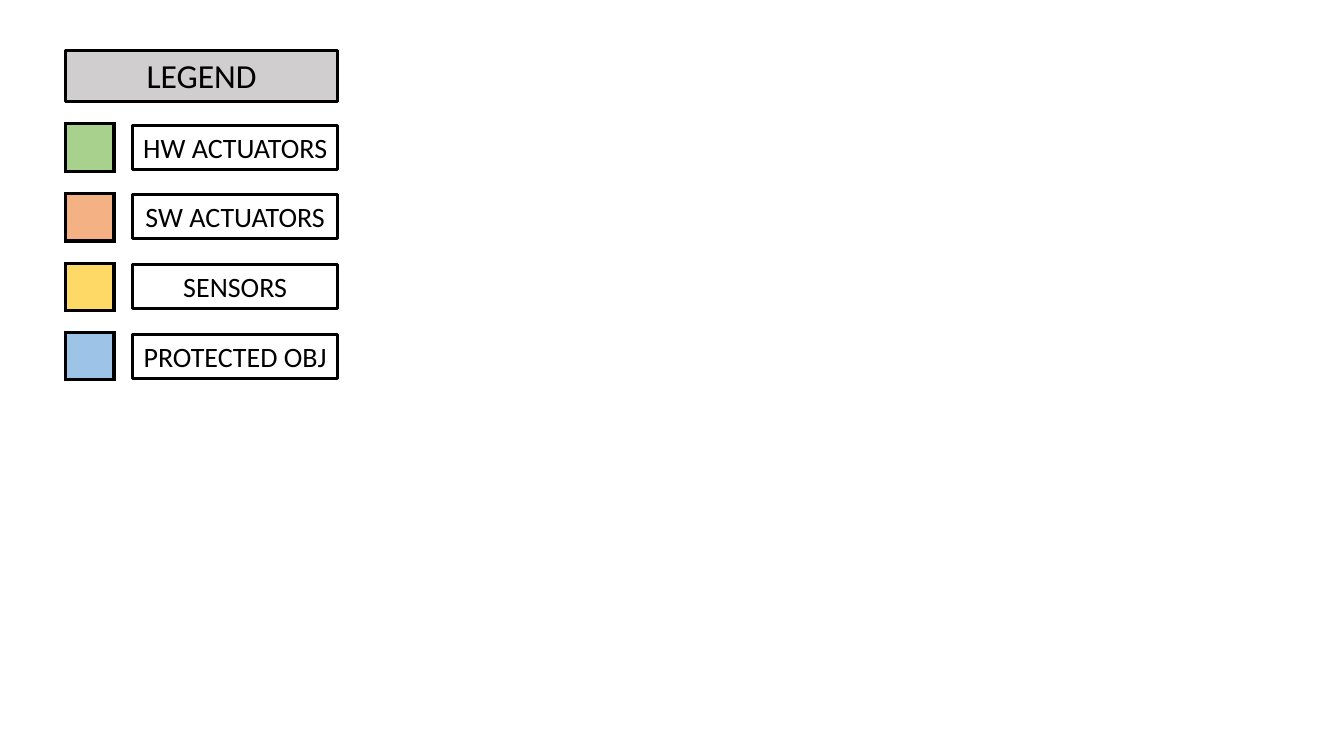
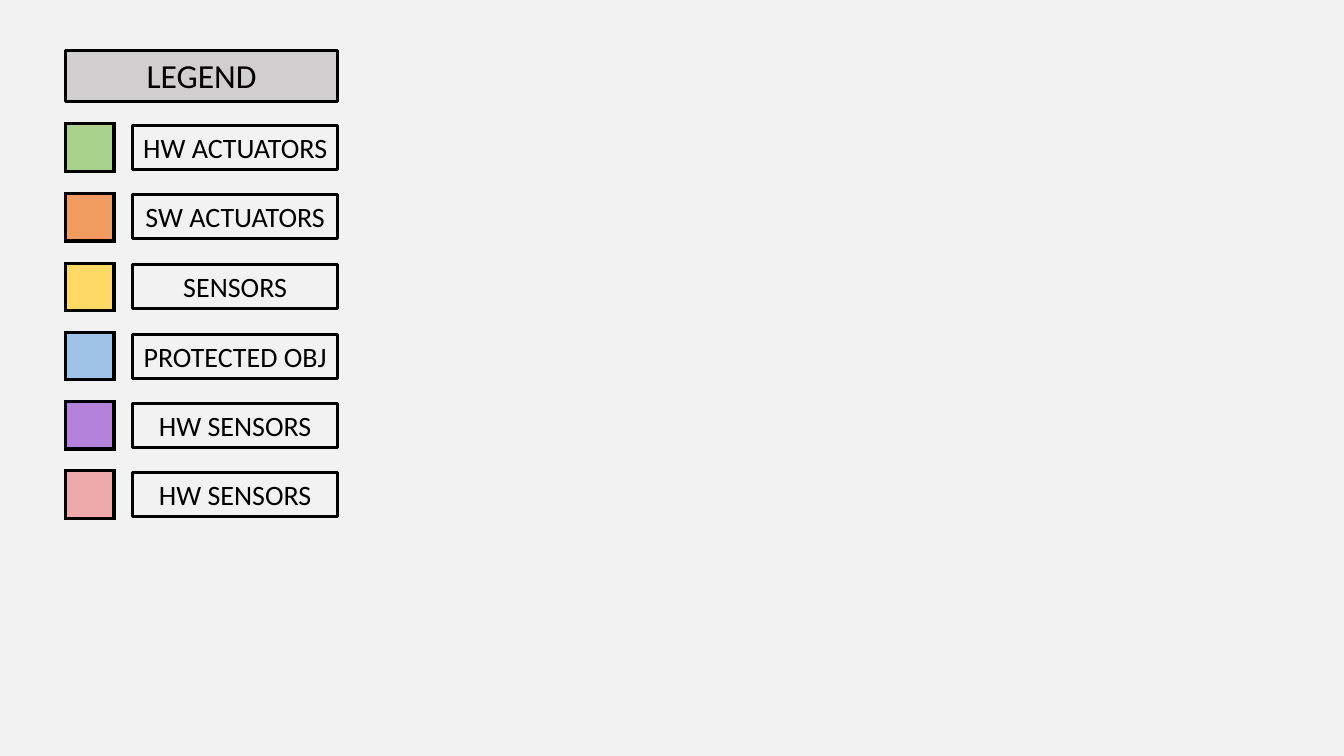
Before and after one commit to DavidBG88/RTS-Distracciones-al-Volante, a slide deck: slide 2 of Mapa_de_procesos.pptx. Drawn at 1344x756 pixels with LibreOffice and Linux fonts; fonts in the diff are those of the drawing. Boxes give left, top, right and bottom in pixels: in the first picture for what was removed or moved away, otherwise in the second. Text is boxed around its words. In the diff, an @@ line names an element or a change of style, - is before the commit and + after.

```diff
--- a/Mapa_de_procesos.pptx
+++ b/Mapa_de_procesos.pptx
@@ background #FFFFFF to #F2F2F2 @@
@@ rectangle at [66, 194, 114, 241]: fill #F4B183 to #F19B61 @@
@@ rectangle added at [66, 401, 114, 449], fill #B482DA, outline #000000 2.25 pt @@
@@ rectangle added at [133, 403, 338, 448], outline #000000 2.25 pt, 20 pt, text #000000 @@
+HW SENSORS
@@ rectangle added at [66, 471, 114, 518], fill #EEAAAA, outline #000000 2.25 pt @@
@@ rectangle added at [133, 473, 338, 517], outline #000000 2.25 pt, 20 pt, text #000000 @@
+HW SENSORS
```
Also in this commit, not shown: 1 other slide changed, 1 other file.
